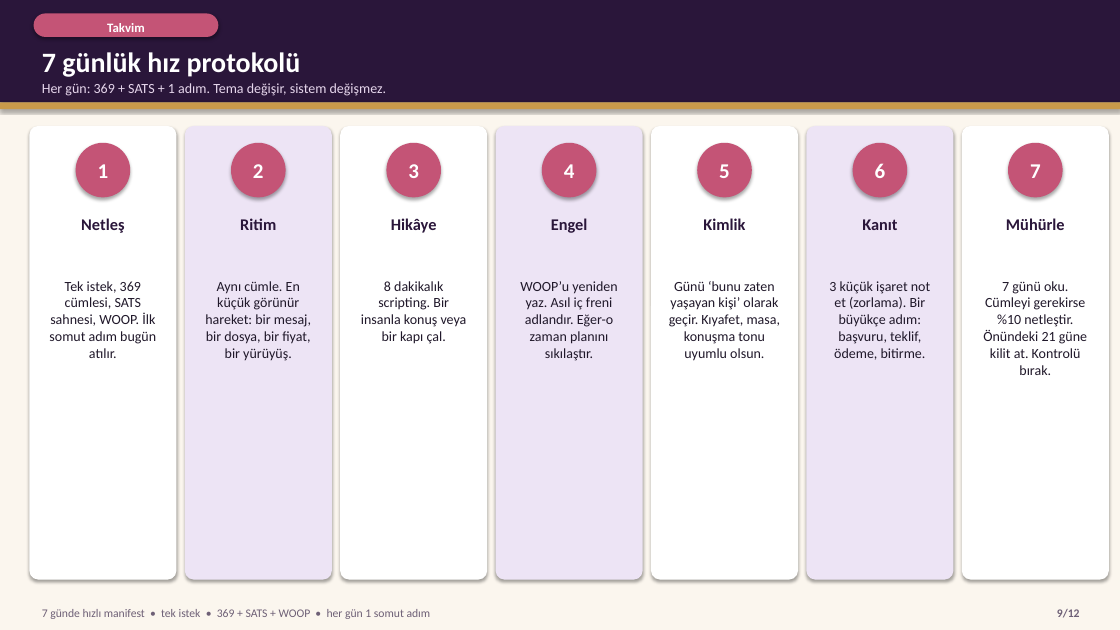
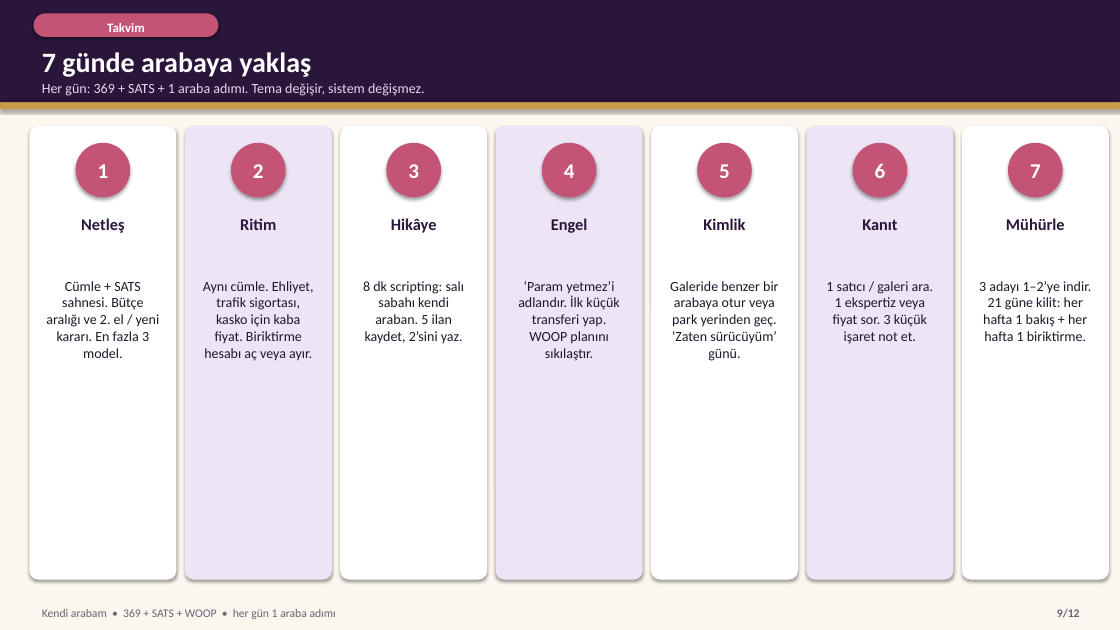
Before and after one commit to iremalisan/alisansges, a slide deck: slide 9 of rehber/Hizli_Manifest_Teknikleri.pptx. Drawn at 1120x630 pixels with LibreOffice and Linux fonts; fonts in the diff are those of the drawing. Boxes give left, top, right and bottom in pixels: in the first picture for what was removed or moved away, otherwise in the second. Text is boxed around its words. In the diff, an @@ line names an element or a change of style, - is before the commit and + after.

```diff
--- a/rehber/Hizli_Manifest_Teknikleri.pptx
+++ b/rehber/Hizli_Manifest_Teknikleri.pptx
@@ text at [42, 52, 311, 77]: text changed @@
-7 günlük hız protokolü
+7 günde arabaya yaklaş
@@ text at [42, 83, 425, 96]: text changed @@
-Her gün: 369 + SATS + 1 adım. Tema değişir, sistem değişmez.
+Her gün: 369 + SATS + 1 araba adımı. Tema değişir, sistem değişmez.
@@ text at [46, 281, 160, 358]: text changed @@
-Tek istek, 369 cümlesi, SATS sahnesi, WOOP. İlk somut adım bugün atılır.
+Cümle + SATS sahnesi. Bütçe aralığı ve 2. el / yeni kararı. En fazla 3 model.
@@ text at [203, 281, 314, 361]: text changed @@
-Aynı cümle. En küçük görünür hareket: bir mesaj, bir dosya, bir fiyat, bir yürüyüş.
+Aynı cümle. Ehliyet, trafik sigortası, kasko için kaba fiyat. Biriktirme hesabı aç veya ayır.
@@ text at [363, 281, 465, 344]: text changed @@
-8 dakikalık scripting. Bir insanla konuş veya bir kapı çal.
+8 dk scripting: salı sabahı kendi araban. 5 ilan kaydet, 2’sini yaz.
@@ text at [518, 281, 619, 361]: text changed @@
-WOOP’u yeniden yaz. Asıl iç freni adlandır. Eğer-o zaman planını sıkılaştır.
+‘Param yetmez’i adlandır. İlk küçük transferi yap. WOOP planını sıkılaştır.
@@ text at [670, 281, 778, 361]: text changed @@
-Günü ‘bunu zaten yaşayan kişi’ olarak geçir. Kıyafet, masa, konuşma tonu uyumlu olsun.
+Galeride benzer bir arabaya otur veya park yerinden geç. ‘Zaten sürücüyüm’ günü.
@@ text at [826, 281, 933, 344]: text changed @@
-3 küçük işaret not et (zorlama). Bir büyükçe adım: başvuru, teklif, ödeme, bitirme.
+1 satıcı / galeri ara. 1 ekspertiz veya fiyat sor. 3 küçük işaret not et.
@@ text at [979, 281, 1091, 341]: text changed @@
-7 günü oku. Cümleyi gerekirse %10 netleştir. Önündeki 21 güne kilit at. Kontrolü bırak.
+3 adayı 1–2’ye indir. 21 güne kilit: her hafta 1 bakış + her hafta 1 biriktirme.
@@ text at [42, 609, 336, 619]: text changed @@
-7 günde hızlı manifest • tek istek • 369 + SATS + WOOP • her gün 1 somut adım
+Kendi arabam • 369 + SATS + WOOP • her gün 1 araba adımı
```
Also in this commit, not shown: 11 other slides changed, 20 other files.
